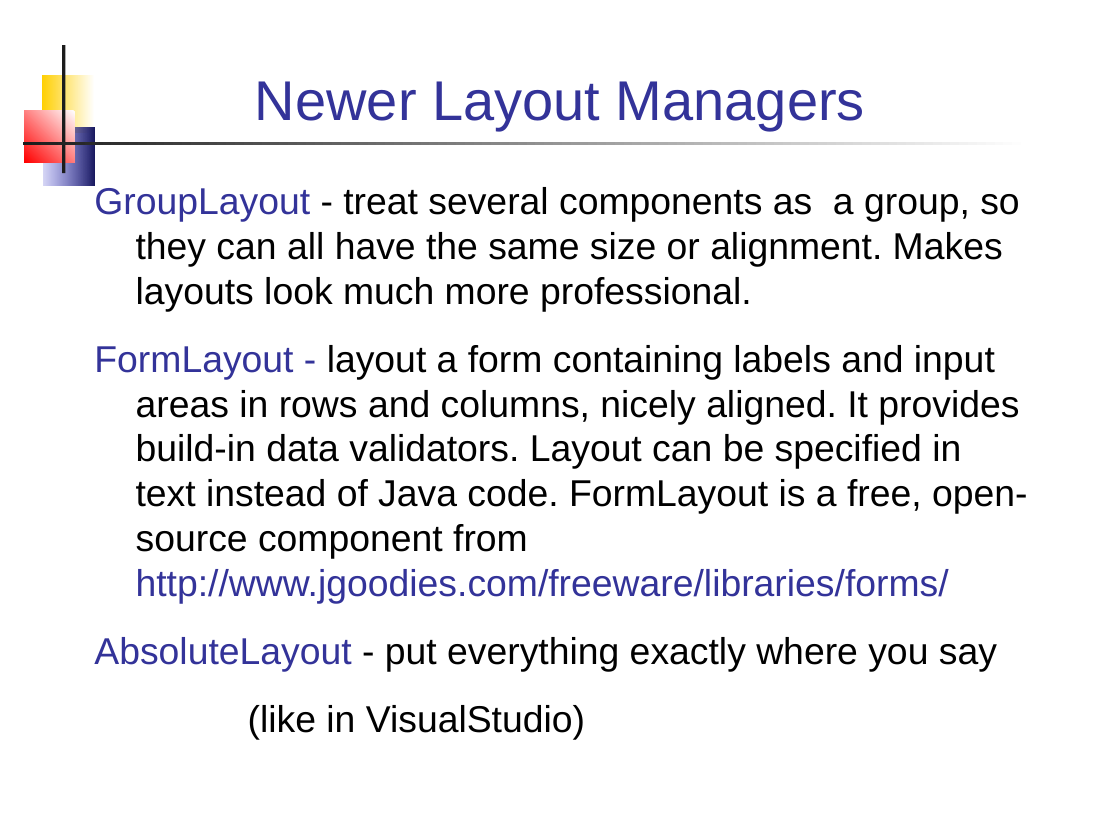
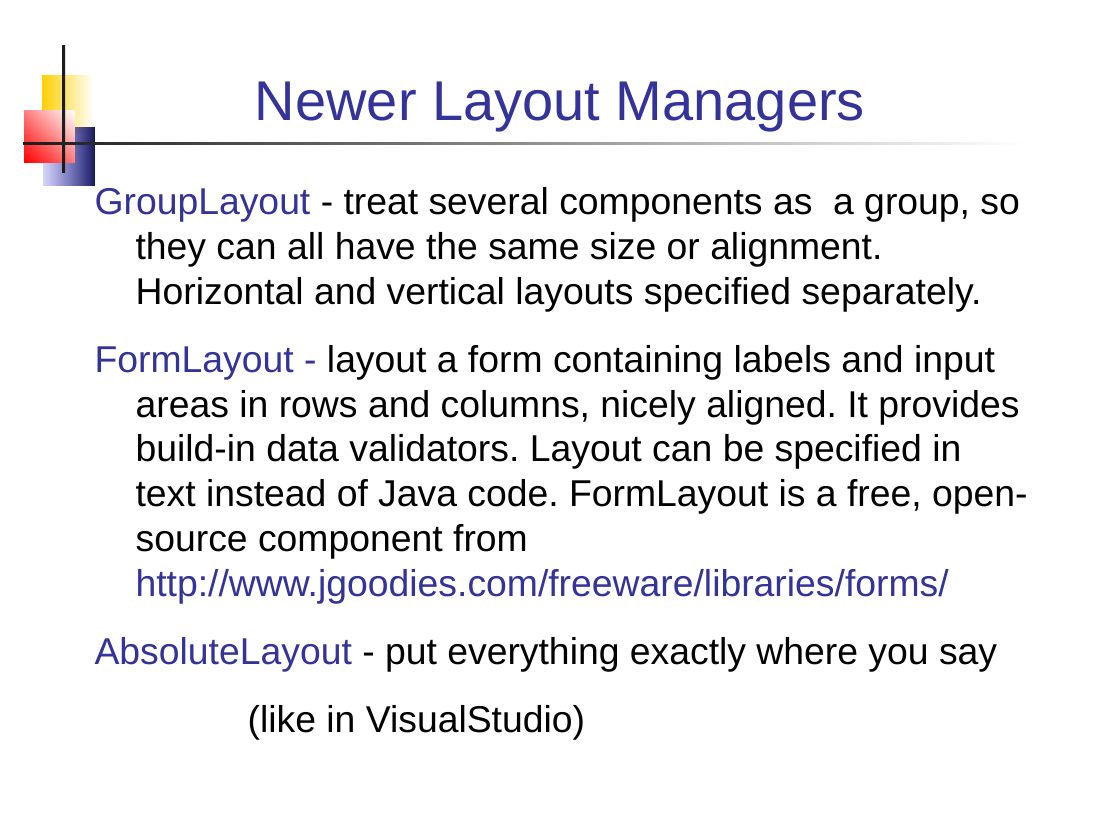
Before and after one commit to ntpbright/oop2016, a slide deck: slide 13 of graphics/Graphics-2-Layouts.ppt. Drawn at 1120x840 pixels with LibreOffice and Linux fonts; fonts in the diff are those of the drawing. Boxes give left, top, right and bottom in pixels: in the first picture for what was removed or moved away, otherwise in the second. Text is boxed around its words. In the diff, an @@ line names an element or a change of style, - is before the commit and + after.

Commit message:
update slides

```diff
--- a/graphics/Graphics-2-Layouts.ppt
+++ b/graphics/Graphics-2-Layouts.ppt
@@ text at <box>95,187,1019,311</box>: text changed @@
-GroupLayout - treat several components as a group, so they can all have the same size or alignment. Makes layouts look much more professional.
+GroupLayout - treat several components as a group, so they can all have the same size or alignment. Horizontal and vertical layouts specified separately.
```
Also in this commit, not shown: 1 other slide changed, 4 other files.
